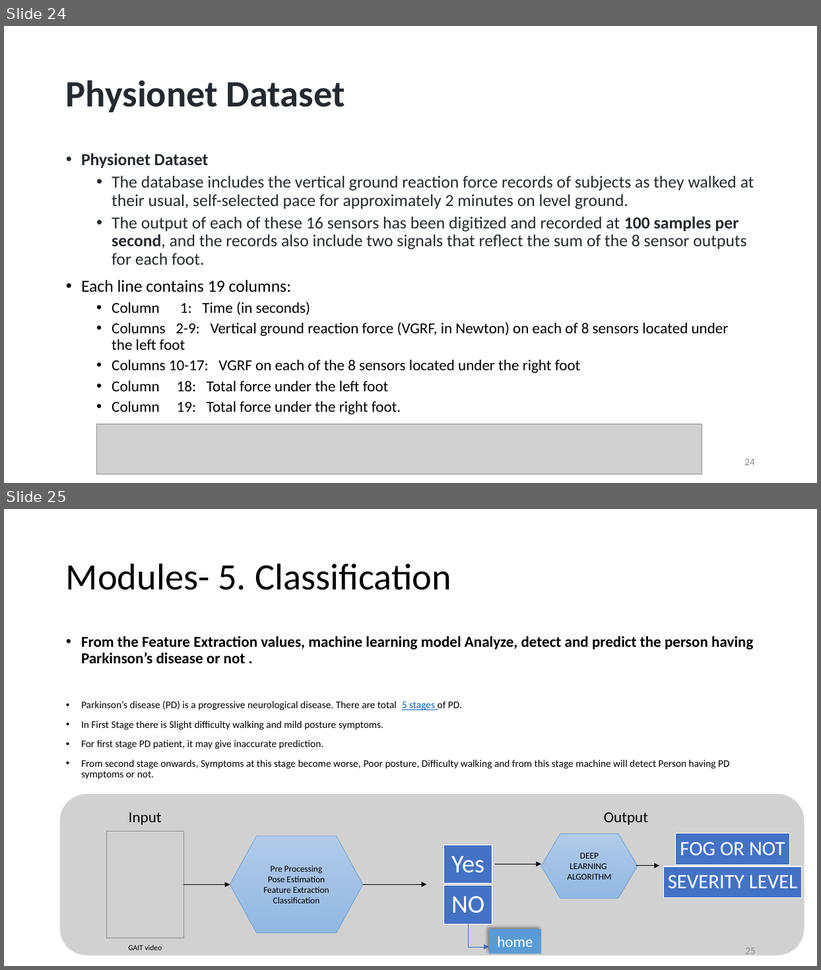
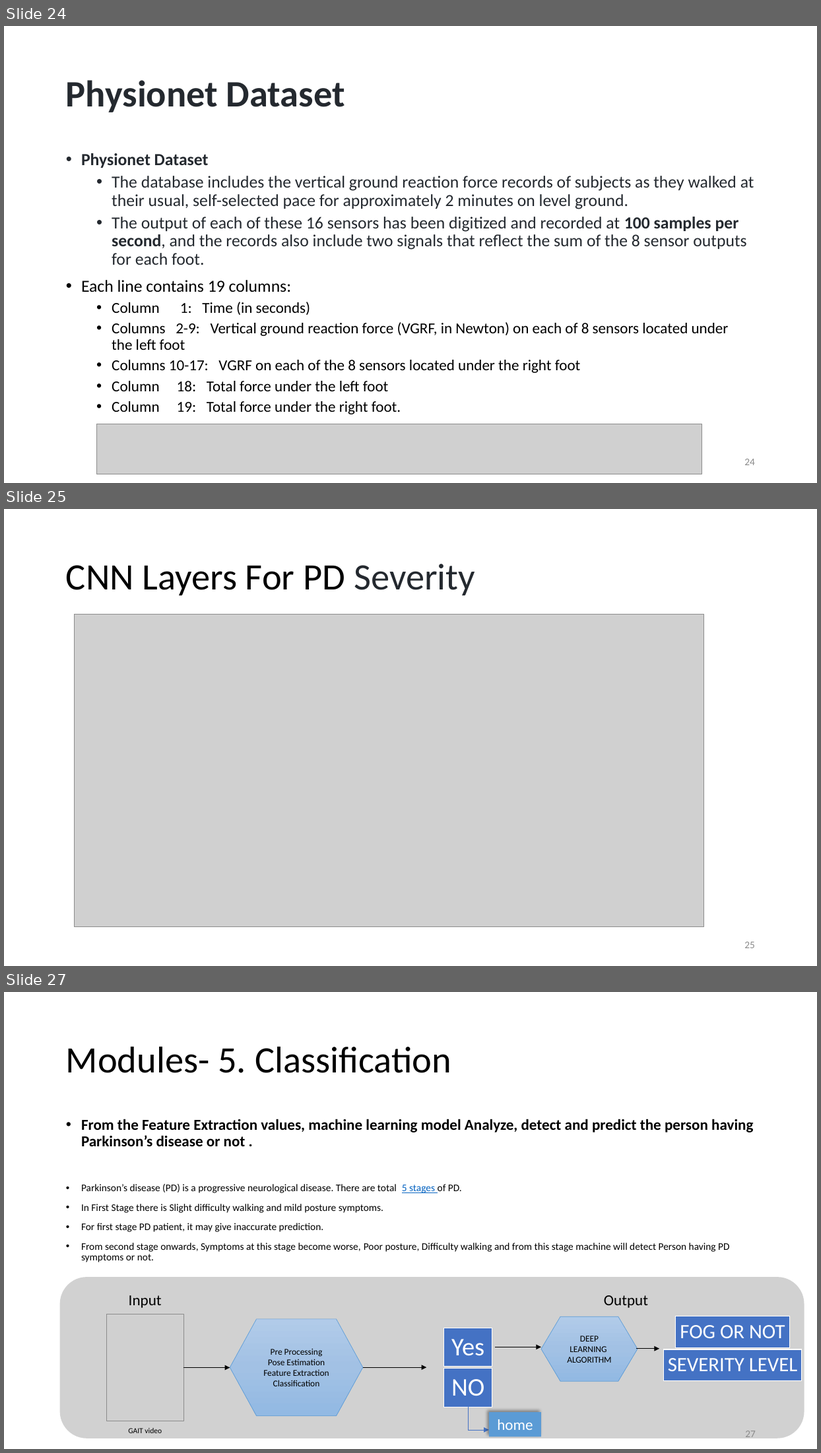
Before and after one commit to aaditya-co/parkinsons_GAIT_Analysis, a slide deck: 2020179001.pptx. Shown one above the other, each under a label of ours: slides 24 and 25 before the commit, slides 24, 25 and 27 after it; the slides between them are not shown. The pictures are 821x970 and 821x1453 pixels, drawn with LibreOffice and Linux fonts; fonts in the diff are those of the drawing; grey boxes stand for pictures. Boxes give left, top, right and bottom in pixels: in the first picture for what was removed or moved away, otherwise in the second. Text is boxed around its words. In the diff, an @@ line names an element or a change of style, - is before the commit and + after.

```diff
--- a/2020179001.pptx
+++ b/2020179001.pptx
@@ slide 25 added at (4, 509, 817, 966), background #FFFFFF @@
@@ title added at (66, 564, 475, 595), 44 pt, text #000000 @@
+CNN Layers For PD Severity
@@ picture added at (74, 615, 704, 927) @@
@@ page number added at (745, 942, 755, 949), 12 pt, text #8C8C8C @@
+25
@@ what was slide 25 is now slide 27 @@
@@ page number at (745, 1431, 756, 1441): text changed @@
-25
+27
```
Also in this commit, not shown: 4 slides changed, 3 other slides added, 2 slides removed.
